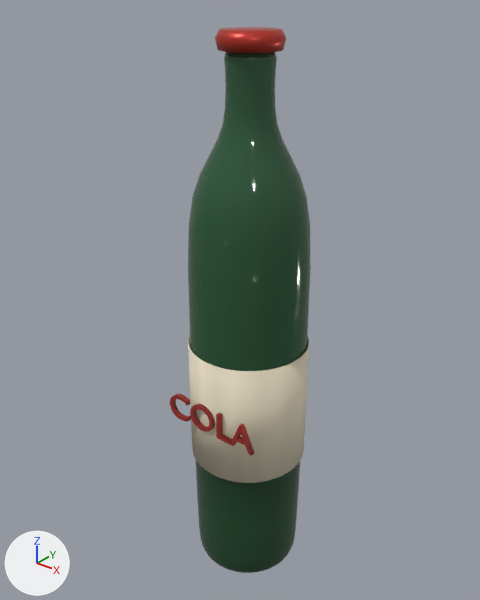
A saved change to the glTF model assets/models/prop_cola.glb.
One viewpoint serves both versions: a 50 mm lens placed at (0.232, -0.299, 0.387), pointed at (-0.01, 0.003, 0.2). Lighting does not change. The marker at lower left points along +X, +Y and +Z. The picture after the commit comes second. Vertices at exactly the same position are counted once.

The scene before the commit, as lines of its bpy script (objects in view):
```python
mat_cola_vidrio = bpy.data.materials.new('cola_vidrio')
mat_cola_vidrio.use_nodes = True; mat_cola_vidrio.node_tree.nodes.clear()
_N = mat_cola_vidrio.node_tree.nodes; _L = mat_cola_vidrio.node_tree.links
n0 = _N.new('ShaderNodeBsdfPrincipled'); n0.name = 'Principled BSDF'
n0.inputs[2].default_value = 0.08  # 'Roughness'
n1 = _N.new('ShaderNodeOutputMaterial'); n1.name = 'Material Output'
n2 = _N.new('ShaderNodeMix'); n2.name = 'Mix'
n2.data_type = 'RGBA'
n2.blend_type = 'MULTIPLY'
n2.inputs[0].default_value = 1.0  # 'Factor'
n2.inputs[7].default_value = (0.0242, 0.102, 0.0423, 1.0)  # 'B', dark green #2b5a3a
n3 = _N.new('ShaderNodeMath'); n3.name = 'Math'
n3.operation = 'MULTIPLY'
n3.inputs[1].default_value = 0.92  # 'Value'
n4 = _N.new('ShaderNodeVertexColor'); n4.name = 'Color Attribute'
_L.new(n0.outputs[0], n1.inputs[0])  # 'BSDF' to 'Surface'
_L.new(n2.outputs[2], n0.inputs[0])  # 'Result' to 'Base Color'
_L.new(n3.outputs[0], n0.inputs[4])  # 'Value' to 'Alpha'
_L.new(n4.outputs[0], n2.inputs[6])  # 'Color' to 'A'
_L.new(n4.outputs[1], n3.inputs[0])  # 'Alpha' to 'Value'
me_botella = bpy.data.meshes.new('botella')
me_botella.from_pydata(...)  # 2484 vertices, 4948 faces; spans x -0.039..0.039, y -0.041..0.039, z 0.0..0.362
# faces by material slot: [3360, 288, 144, 320, 836]
me_botella.materials.append(mat_cola_vidrio)
me_botella.materials.append(mat_cola_liquido)
me_botella.materials.append(mat_cola_tapa)
me_botella.materials.append(mat_cola_etiqueta)
me_botella.materials.append(mat_cola_tinta)
ob_prop_cola = bpy.data.objects.new('prop_cola', me_botella)
ob_prop_cola.location = (0.0, 0.0, 0.0)
```
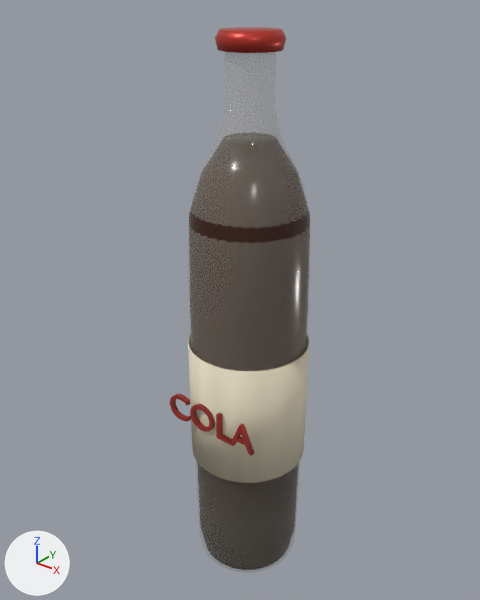
Diff of the bpy script that builds the scene:
```diff
--- a/assets/models/prop_cola.glb.py
+++ b/assets/models/prop_cola.glb.py
@@ mat_cola_vidrio @@
 n2 = _N.new('ShaderNodeMix'); n2.name = 'Mix'
 n2.inputs[0].default_value = 1.0  # 'Factor'
-n2.inputs[7].default_value = (0.0242, 0.102, 0.0423, 1.0)  # 'B', dark green #2b5a3a
+n2.inputs[7].default_value = (0.687, 0.644, 0.552, 1.0)  # 'B', pale yellow #d8d2c4
 n3 = _N.new('ShaderNodeMath'); n3.name = 'Math'
 n3.operation = 'MULTIPLY'
-n3.inputs[1].default_value = 0.92  # 'Value'
+n3.inputs[1].default_value = 0.18  # 'Value'
 n4 = _N.new('ShaderNodeVertexColor'); n4.name = 'Color Attribute'
@@ mat_cola_espuma @@
+mat_cola_espuma = bpy.data.materials.new('cola_espuma')
+# nodes: BsdfPrincipled, Mix, OutputMaterial, VertexColor
+# colours: beige #e8d9be, mixed with the vertex colours
@@ me_botella @@
 # used by ob_prop_cola; location = (0.0, 0.0, 0.0)
-me_botella.from_pydata(...)  # 2484 vertices, 4948 faces; spans x -0.039..0.039, y -0.041..0.039, z 0.0..0.362
+me_botella.from_pydata(...)  # 3032 vertices, 5988 faces; spans x -0.039..0.039, y -0.041..0.039, z 0.0..0.362
+# me_botella part 1: 28 vertices moved from x -0.036..0.036, y -0.036..0.036, z 0.2 to x -0.037..0.037, y -0.037..0.037, z 0.2; 37 vertices removed from x -0.034..0.034, y -0.034..0.034, z 0.255; 109 vertices added at x -0.036..0.036, y -0.036..0.036, z 0.26..0.305
+# me_botella part 2: 72 kept faces spanning x -0.037..0.037, y -0.037..0.037, z 0.02..0.2 get new vertex colours
+# other edits to the shape of me_botella do not show in these pictures
 me_botella.materials.append(mat_cola_vidrio)
@@ me_botella @@
 me_botella.materials.append(mat_cola_tinta)
+me_botella.materials.append(mat_cola_espuma)
```

What differs and where, as boxes [x1, y1, x2, y2] in the pictures (480 x 600 px):
'prop_cola', surface changed, reshaped: before [170, 27, 311, 573]; after [170, 27, 310, 570]
part 1 of me_botella, cut back: after [189, 133, 310, 333]
part 2 of me_botella, recoloured: after [190, 310, 308, 557]
